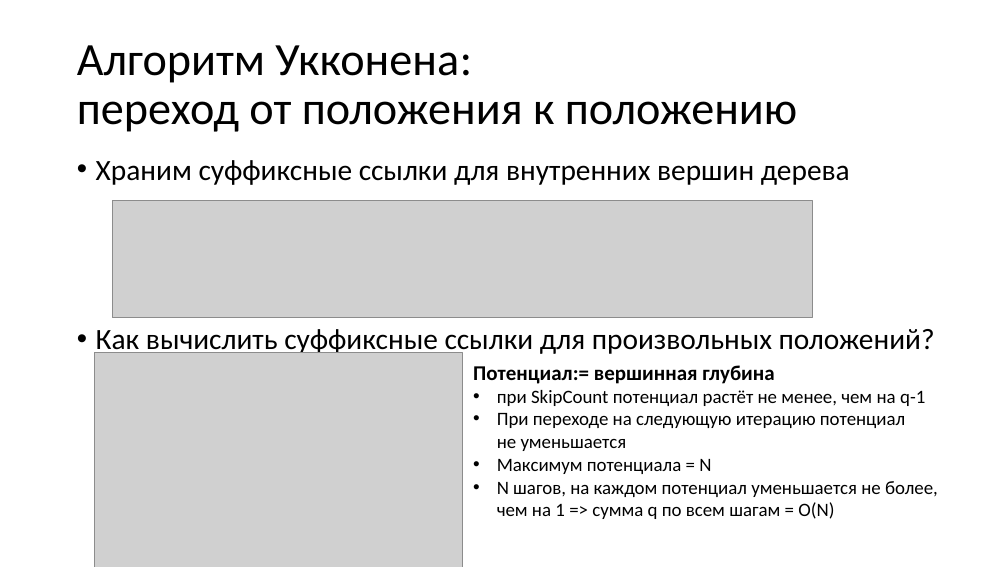
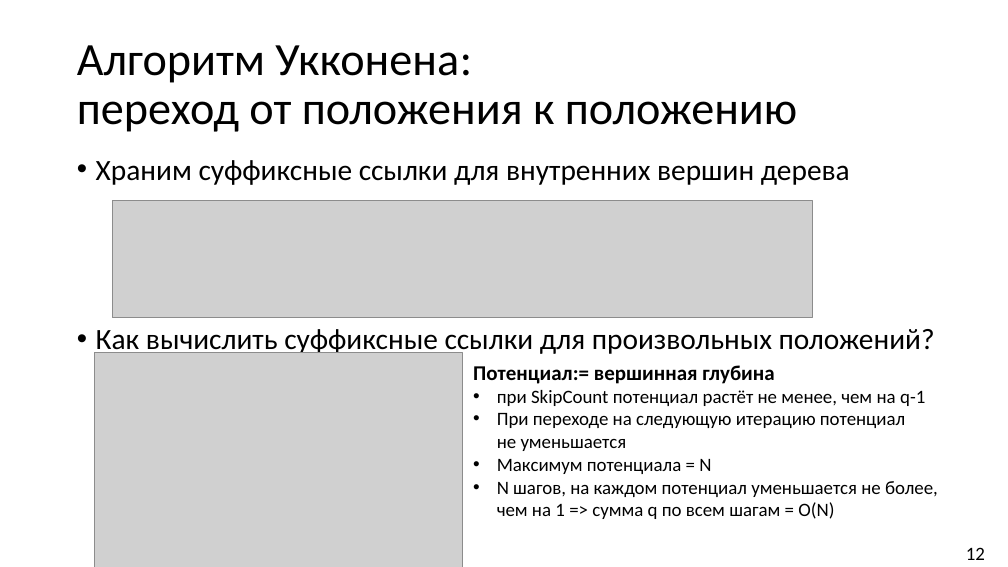
Before and after one commit to Pompon-Den/Suff-Tree-Algorithm-Ykkonen, a slide deck: slide 13 of Algorithm Ykkonena.pptx (slide 12 before the commit). Drawn at 1008x567 pixels with LibreOffice and Linux fonts; fonts in the diff are those of the drawing; grey boxes stand for pictures. Boxes give left, top, right and bottom in pixels: in the first picture for what was removed or moved away, otherwise in the second. Text is boxed around its words. In the diff, an @@ line names an element or a change of style, - is before the commit and + after.

```diff
--- a/Algorithm Ykkonena.pptx
+++ b/Algorithm Ykkonena.pptx
@@ text added at <box>966,547,985,560</box>, 18 pt, text #000000 @@
+12
```
Also in this commit, not shown: 11 other slides changed, 1 slide added, 16 other files.
